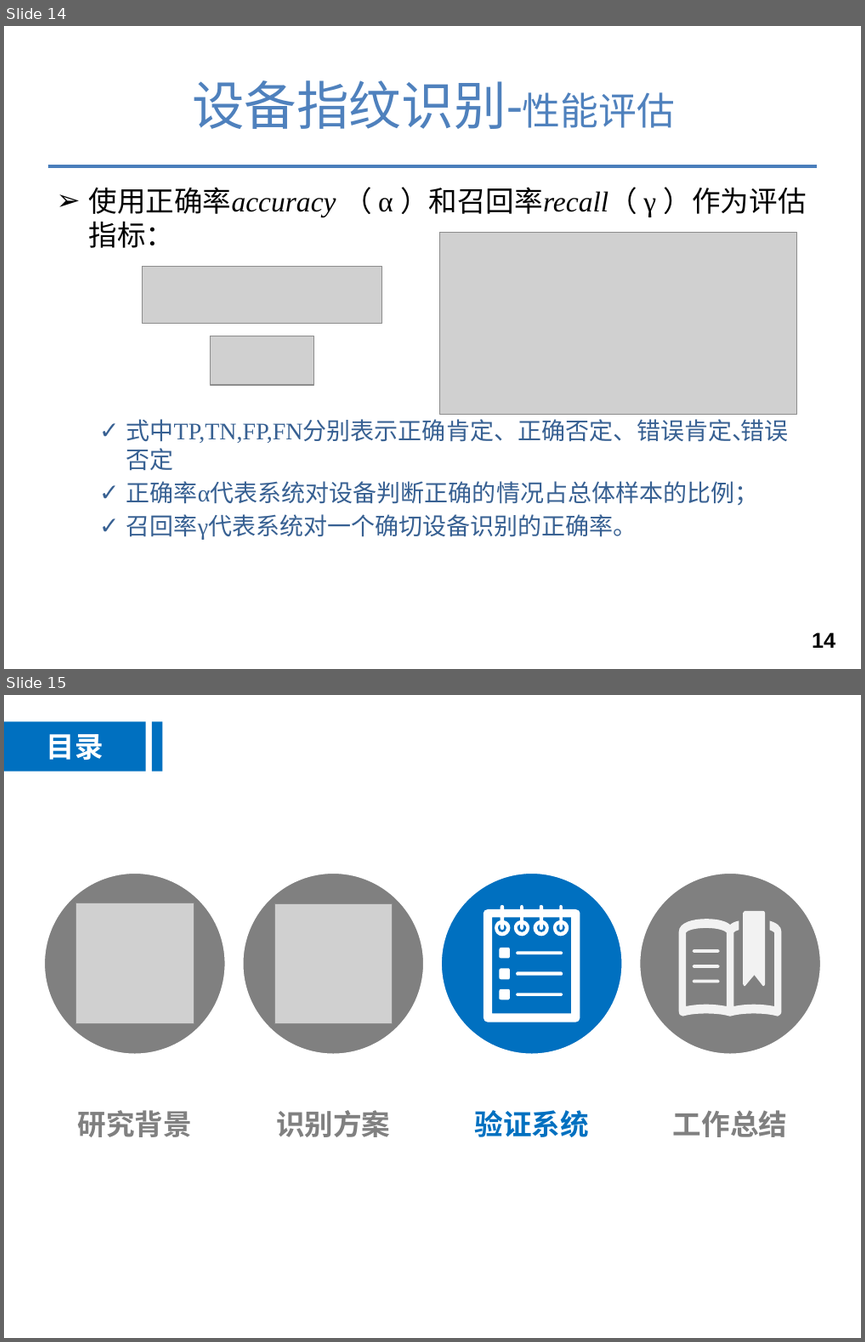
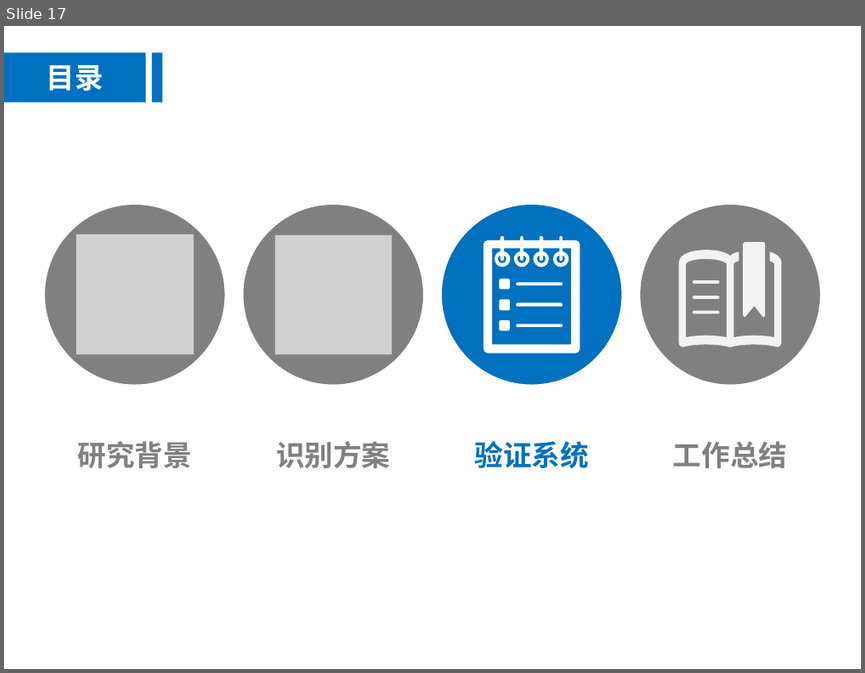
Before and after one commit to tianwen2017111/graduate_git, a slide deck: 余天文-硕5033班.pptx. Shown one above the other, each under a label of ours: slides 14 and 15 before the commit, slide 17 after it. The pictures are 865x1342 and 865x673 pixels, drawn with LibreOffice and Linux fonts; fonts in the diff are those of the drawing; grey boxes stand for pictures; background and template pictures are left out. Boxes give left, top, right and bottom in pixels: in the first picture for what was removed or moved away, otherwise in the second. Text is boxed around its words. In the diff, an @@ line names an element or a change of style, - is before the commit and + after.

```diff
--- a/余天文-硕5033班.pptx
+++ b/余天文-硕5033班.pptx
@@ slide 14 removed at (4,26,861,669), background #FFFFFF @@
@@ title removed at (192,80,675,129) @@
-设备指纹识别-性能评估
@@ line removed from (47, 166) to (817, 166) @@
@@ text removed at (89,187,806,539) @@
-➢ 使用正确率accuracy （ α ）和召回率recall（ γ ）作为评估指标：
-  ✓ 式中TP,TN,FP,FN分别表示正确肯定、正确否定、错误肯定、 错误否定
-  ✓ 正确率α代表系统对设备判断正确的情况占总体样本的比例；
-  ✓ 召回率γ代表系统对一个确切设备识别的正确率。
@@ picture removed at (440,232,796,414) @@
@@ picture removed at (142,267,382,324) @@
@@ picture removed at (211,336,314,385) @@
@@ page number removed at (812,632,835,647) @@
-14
@@ what was slide 15 is now slide 17 @@
```
Also in this commit, not shown: 6 slides changed, 10 slides added, 9 other slides removed, 3 other files.
